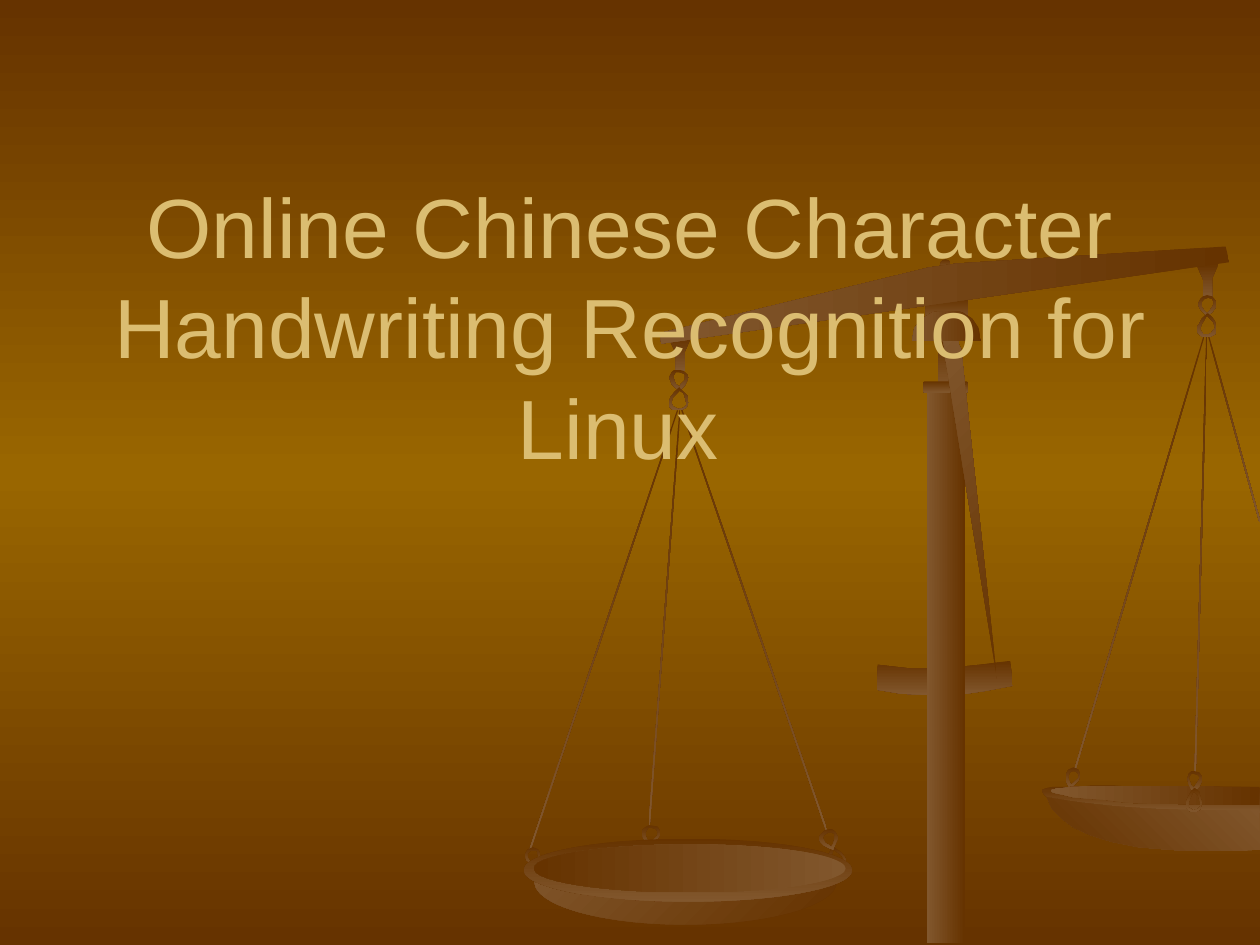
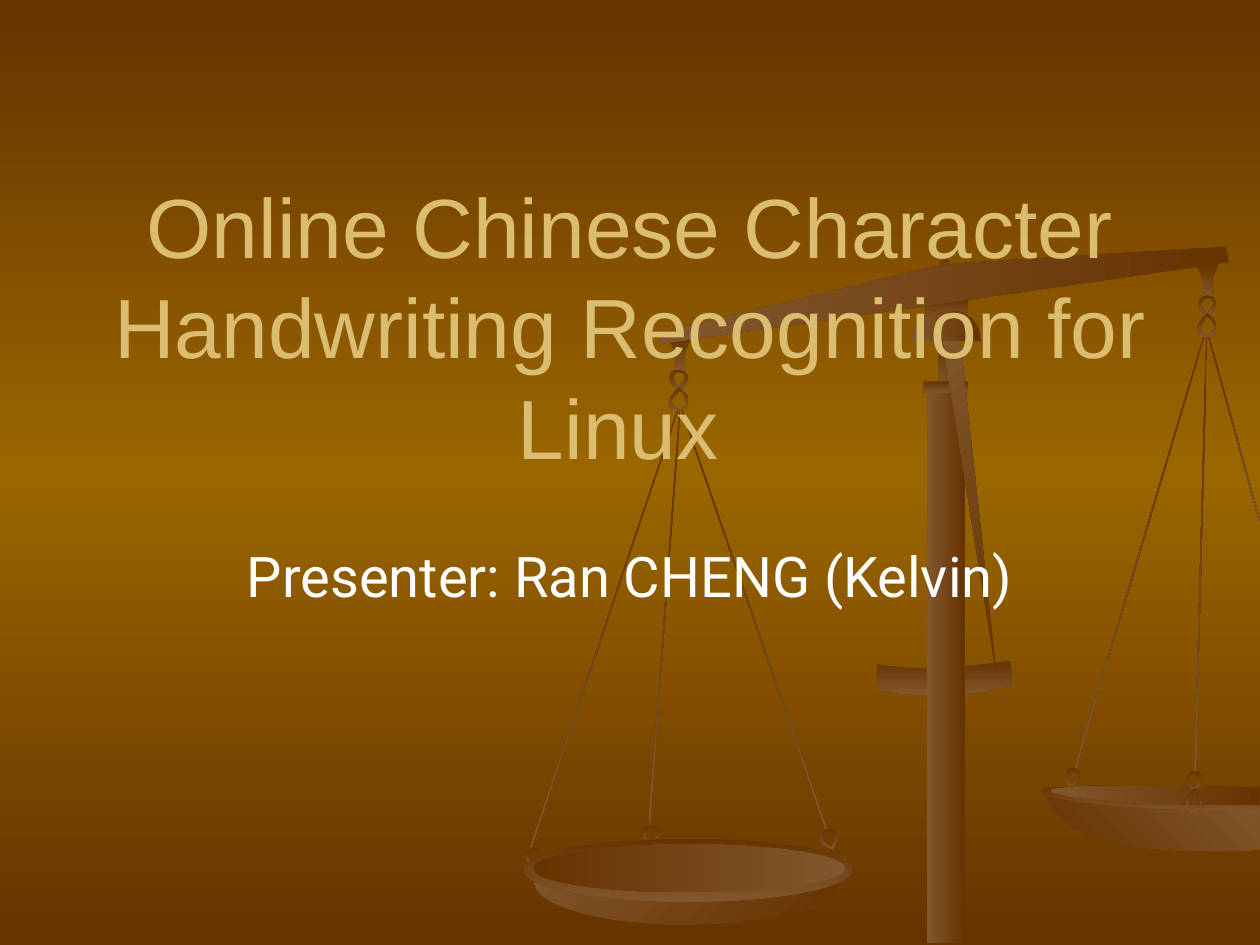
Before and after one commit to shaileshBhokare/honours, a slide deck: slide 1 of ITN100/Assignment/Presentation/presentation.ppt. Drawn at 1260x945 pixels with LibreOffice and Linux fonts; fonts in the diff are those of the drawing. Boxes give left, top, right and bottom in pixels: in the first picture for what was removed or moved away, otherwise in the second. Text is boxed around its words. In the diff, an @@ line names an element or a change of style, - is before the commit and + after.

```diff
--- a/ITN100/Assignment/Presentation/presentation.ppt
+++ b/ITN100/Assignment/Presentation/presentation.ppt
@@ subtitle added at (x1=247, y1=546, x2=1012, y2=611), 32 pt, text #FFFFFF @@
+Presenter: Ran CHENG (Kelvin)
```
Also in this commit, not shown: 3 other slides changed, 2 slides added, 3 slides removed, 1 other file.
